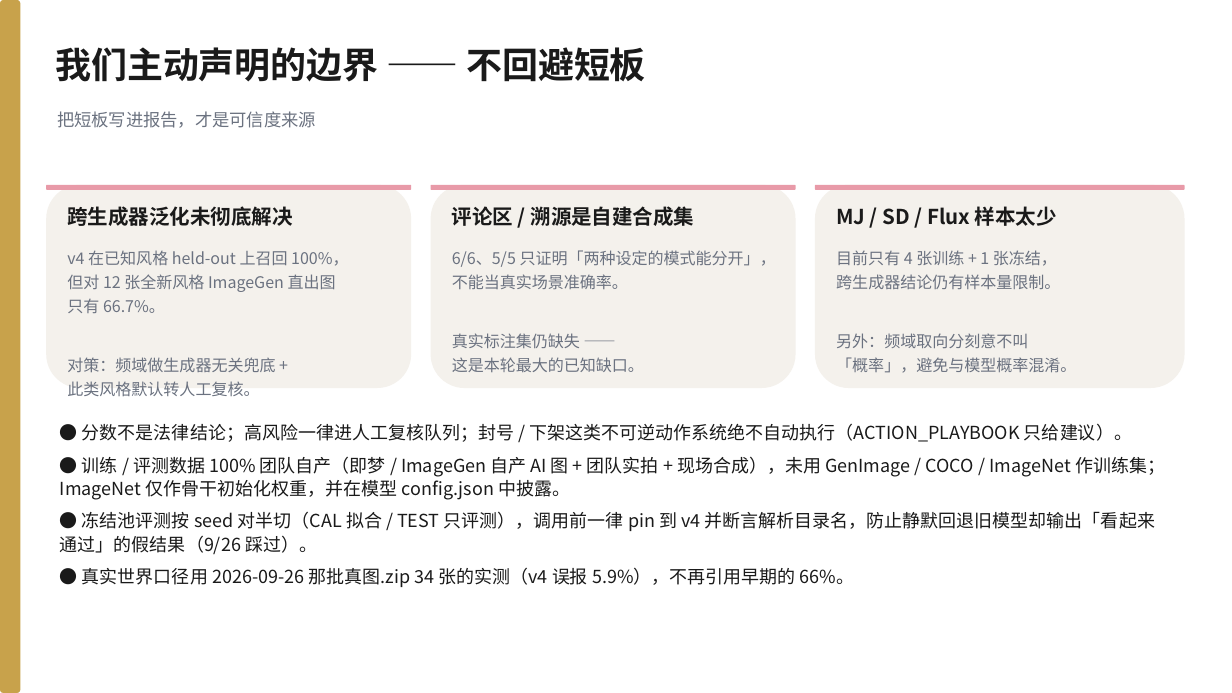
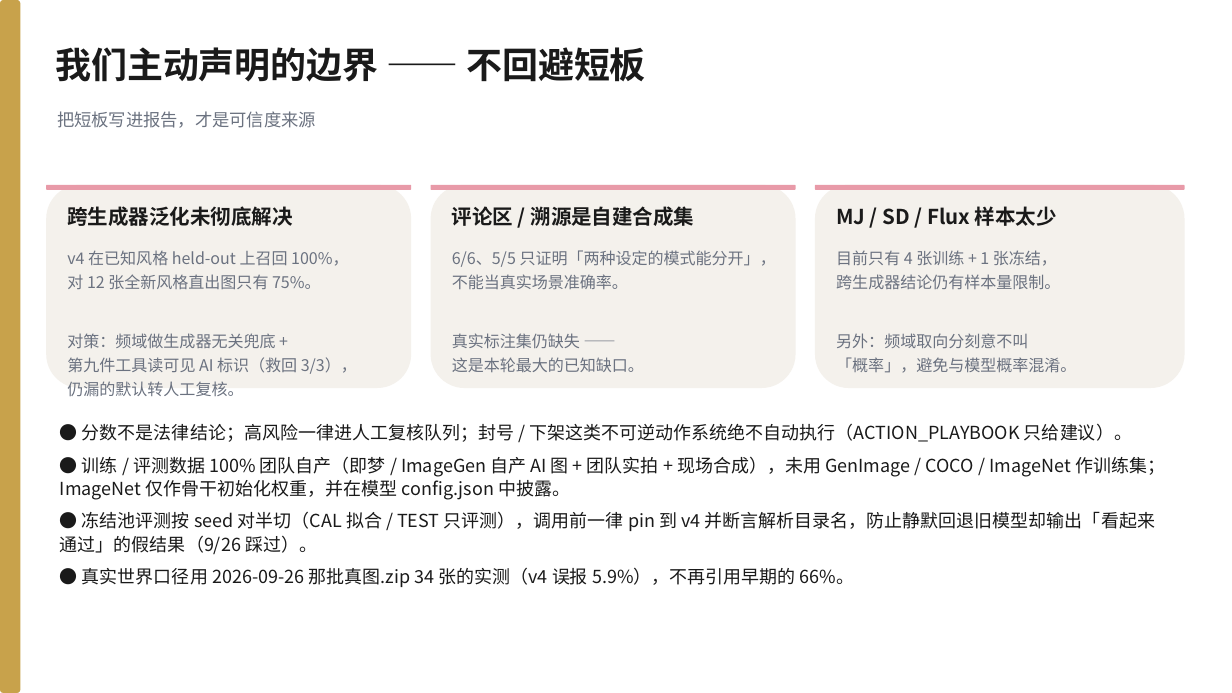
Before and after one commit to 566614/loreal-hackathon-beautyproof, a slide deck: slide 15 of docs/BeautyProof_答辩PPT.pptx (slide 14 before the commit). Drawn at 1232x693 pixels with LibreOffice and Linux fonts; fonts in the diff are those of the drawing. Boxes give left, top, right and bottom in pixels: in the first picture for what was removed or moved away, otherwise in the second. Text is boxed around its words. In the diff, an @@ line names an element or a change of style, - is before the commit and + after.

Commit message:
feat(ai_label): 第九件工具「可见AI标识」补模型盲区 + 12屏演示视频成片 + PPT 21页 + 跨风格零样本评测

```diff
--- a/docs/BeautyProof_答辩PPT.pptx
+++ b/docs/BeautyProof_答辩PPT.pptx
@@ text at (67, 274, 321, 289): text changed @@
-但对 12 张全新风格 ImageGen 直出图
-只有 66.7%。
+对 12 张全新风格直出图只有 75%。
@@ text at (67, 357, 357, 396): text changed @@
-此类风格默认转人工复核。
+第九件工具读可见 AI 标识（救回 3/3），
+仍漏的默认转人工复核。
```
Also in this commit, not shown: 9 other slides changed, 1 slide added, 17 other files.
